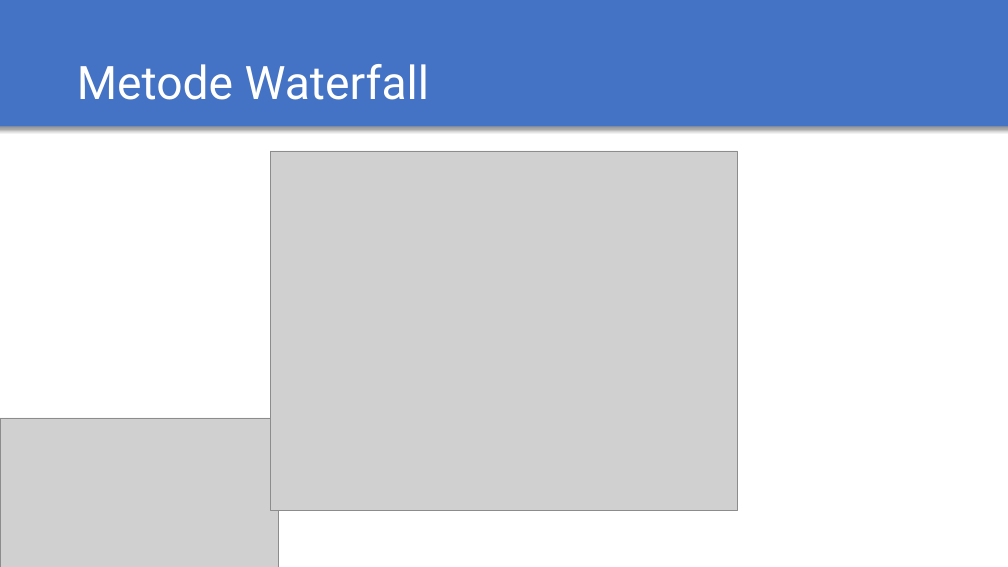
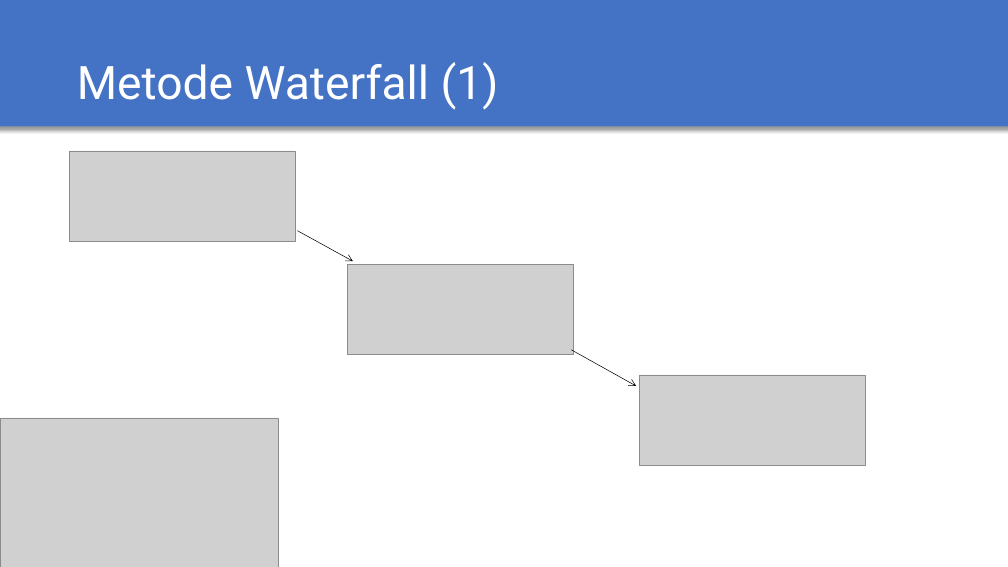
Before and after one commit to adasoraninda/slide-TA, a slide deck: slide 4 of presentasi-TA.pptx (slide 6 before the commit). Drawn at 1008x567 pixels with LibreOffice and Linux fonts; fonts in the diff are those of the drawing; grey boxes stand for pictures. Boxes give left, top, right and bottom in pixels: in the first picture for what was removed or moved away, otherwise in the second. Text is boxed around its words. In the diff, an @@ line names an element or a change of style, - is before the commit and + after.

```diff
--- a/presentasi-TA.pptx
+++ b/presentasi-TA.pptx
@@ title at (x1=77, y1=62, x2=499, y2=110): text changed @@
-Metode Waterfall
+Metode Waterfall (1)
@@ picture added at (x1=70, y1=151, x2=296, y2=241) @@
@@ picture removed at (x1=270, y1=151, x2=738, y2=511) @@
@@ arrow added from (298, 231) to (353, 262), #000000 0.5 pt @@
@@ picture added at (x1=348, y1=265, x2=574, y2=355) @@
@@ arrow added from (572, 350) to (636, 386), #000000 0.5 pt @@
@@ picture added at (x1=640, y1=375, x2=866, y2=465) @@
```
Also in this commit, not shown: 5 other slides changed, 2 slides added, 2 slides removed.
